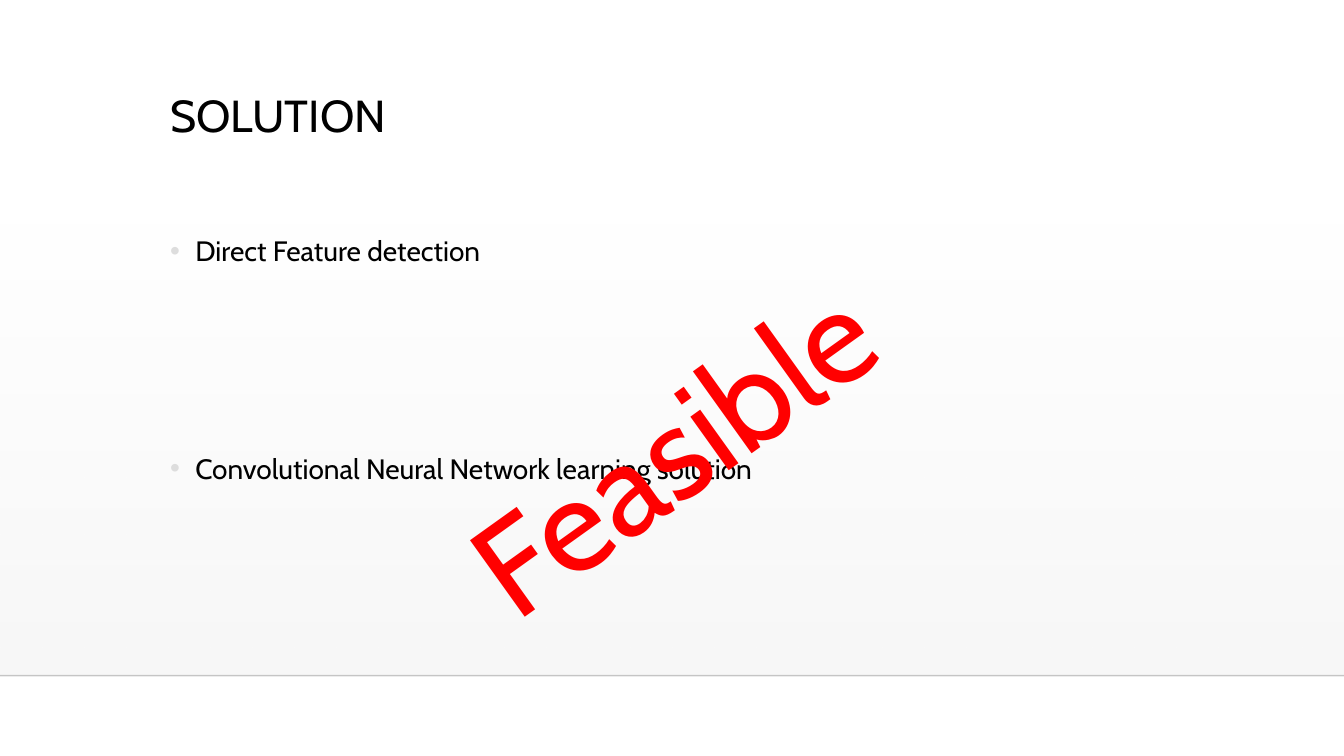
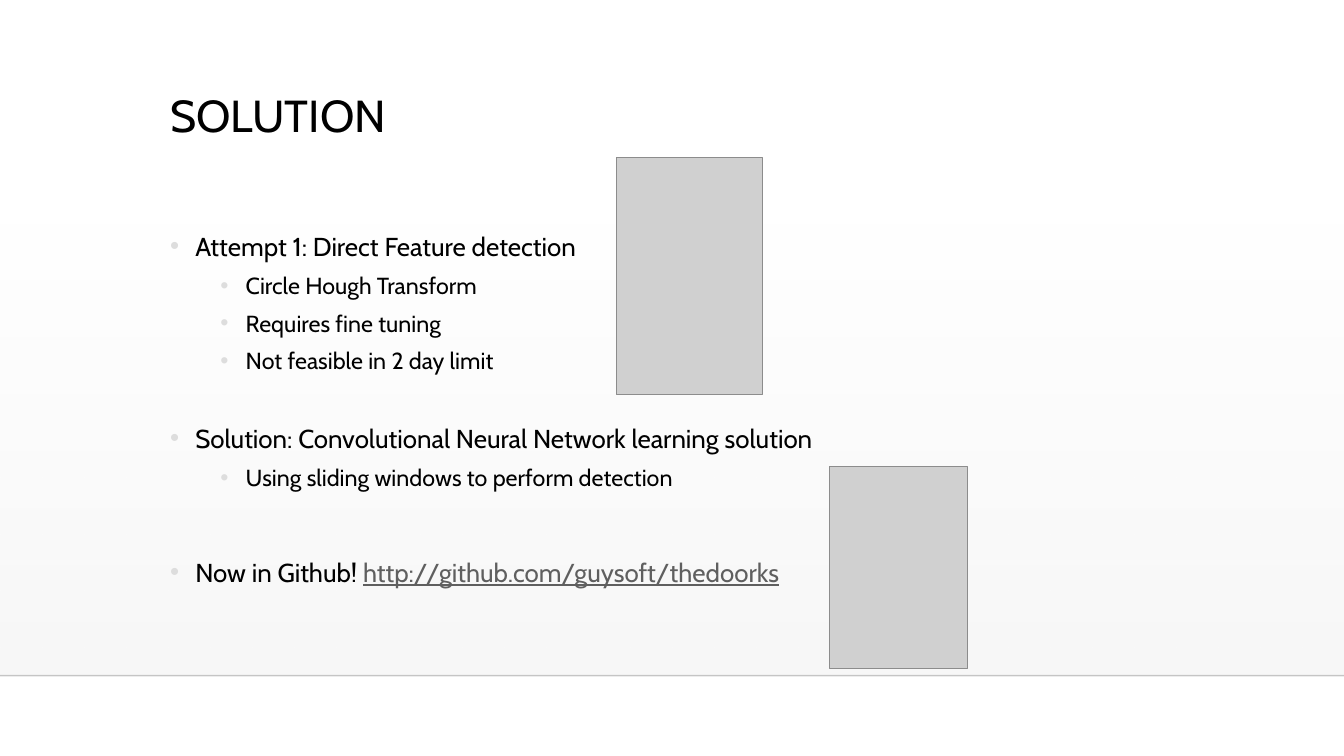
Before and after one commit to guysoft/thedoorks, a slide deck: slide 7 of media/Hack.pptx (slide 4 before the commit). Drawn at 1344x756 pixels with LibreOffice and Linux fonts; fonts in the diff are those of the drawing; grey boxes stand for pictures; background and template pictures are left out. Boxes give left, top, right and bottom in pixels: in the first picture for what was removed or moved away, otherwise in the second. Text is boxed around its words. In the diff, an @@ line names an element or a change of style, - is before the commit and + after.

```diff
--- a/media/Hack.pptx
+++ b/media/Hack.pptx
@@ text removed at bbox=[427, 77, 1141, 657] @@
-Feasible
@@ picture added at bbox=[616, 157, 762, 394] @@
@@ text at bbox=[195, 236, 813, 587]: text changed; size 20 to 18.5 pt @@
-• Direct Feature detection
-• Convolutional Neural Network learning solution
+• Attempt 1: Direct Feature detection
+  • Circle Hough Transform
+  • Requires fine tuning
+  • Not feasible in 2 day limit
+• Solution: Convolutional Neural Network learning solution
+  • Using sliding windows to perform detection
+• Now in Github! http://github.com/guysoft/thedoorks
@@ picture added at bbox=[830, 466, 968, 668] @@
```
Also in this commit, not shown: 3 other slides changed, 7 slides added.
